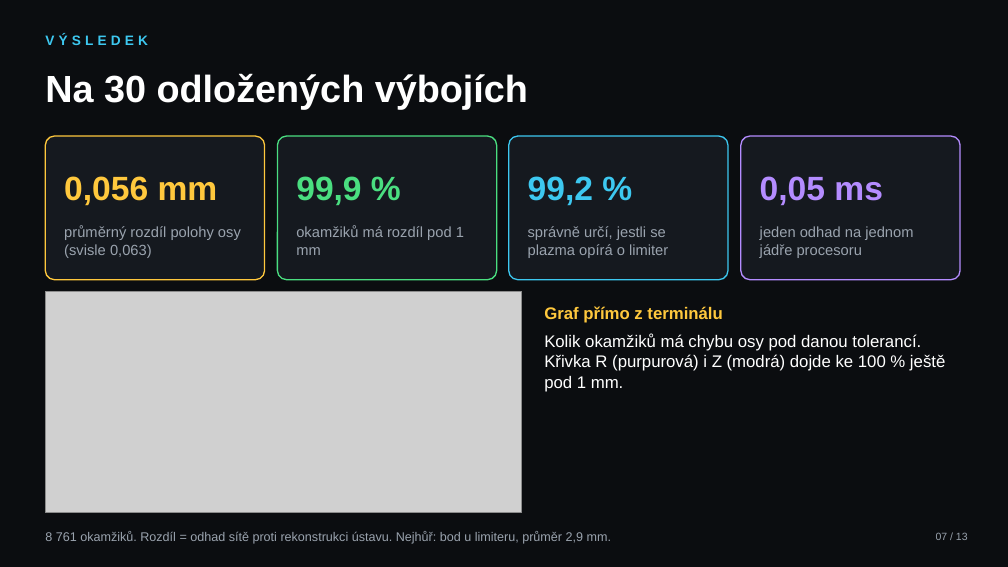
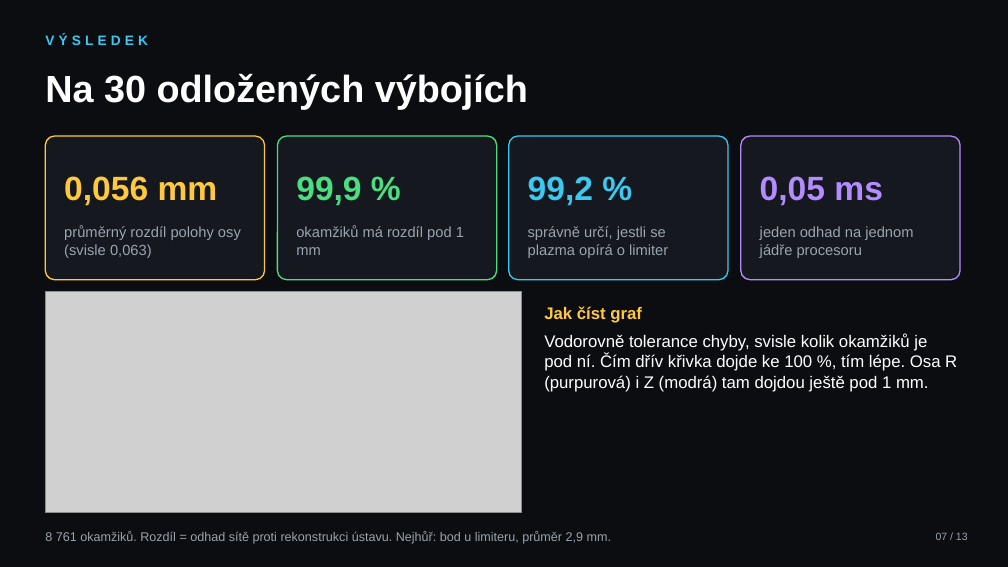
Before and after one commit to mschiller890/hackathon, a slide deck: slide 7 of slides.pptx. Drawn at 1008x567 pixels with LibreOffice and Linux fonts; fonts in the diff are those of the drawing; grey boxes stand for pictures. Boxes give left, top, right and bottom in pixels: in the first picture for what was removed or moved away, otherwise in the second. Text is boxed around its words. In the diff, an @@ line names an element or a change of style, - is before the commit and + after.

```diff
--- a/slides.pptx
+++ b/slides.pptx
@@ text at (x1=544, y1=306, x2=957, y2=392): text changed @@
-Graf přímo z terminálu
-Kolik okamžiků má chybu osy pod danou tolerancí. Křivka R (purpurová) i Z (modrá) dojde ke 100 % ještě pod 1 mm.
+Jak číst graf
+Vodorovně tolerance chyby, svisle kolik okamžiků je pod ní. Čím dřív křivka dojde ke 100 %, tím lépe. Osa R (purpurová) i Z (modrá) tam dojdou ještě pod 1 mm.
```
Also in this commit, not shown: 2 other slides changed, 1 other file.
